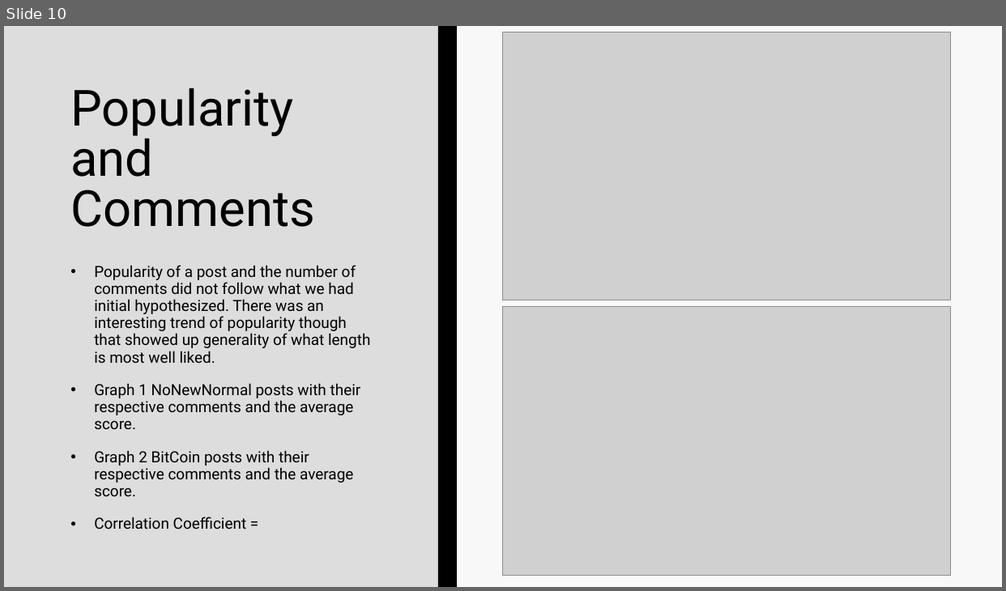
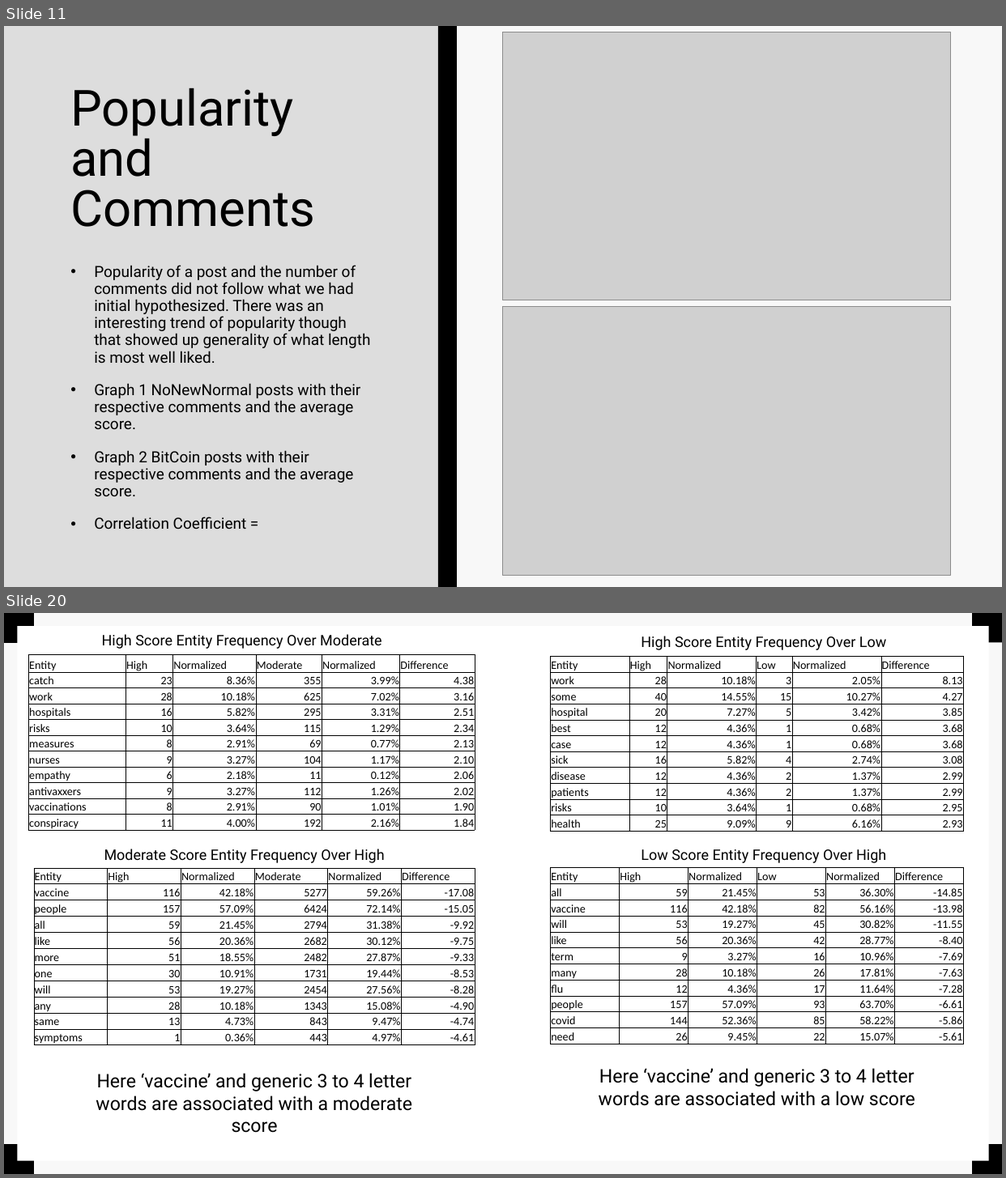
Before and after one commit to EvaTarr/CMPT412Project, a slide deck: presentation.pptx. Shown one above the other, each under a label of ours: slide 10 before the commit, slides 11 and 20 after it; the slides between them are not shown. The pictures are 1006x591 and 1006x1178 pixels, drawn with LibreOffice and Linux fonts; fonts in the diff are those of the drawing; grey boxes stand for pictures. Boxes give left, top, right and bottom in pixels: in the first picture for what was removed or moved away, otherwise in the second. Text is boxed around its words. In the diff, an @@ line names an element or a change of style, - is before the commit and + after.

```diff
--- a/presentation.pptx
+++ b/presentation.pptx
@@ slide 20 added at (4,613,1002,1174), background #F8F8F8 @@
@@ rectangle added at (4,613,1002,1174), fill #F8F8F8 @@
@@ rectangle added at (4,613,34,643), fill #000000 @@
@@ rectangle added at (18,626,989,1161), fill #FFFFFF @@
@@ rectangle added at (43,613,62,1174), fill #000000 @@
@@ text added at (102,634,382,649), 14 pt, text #000000 @@
+High Score Entity Frequency Over Moderate
@@ text added at (641,636,886,650), 14 pt, text #000000 @@
+High Score Entity Frequency Over Low
@@ rectangle added at (972,613,1002,642), fill #000000 @@
@@ table added at (28,655,475,833), 11 rows, 6 columns @@
+Entity | High | Normalized | Moderate | Normalized | Difference
+catch | 23 | 8.36% | 355 | 3.99% | 4.38
+work | 28 | 10.18% | 625 | 7.02% | 3.16
+hospitals | 16 | 5.82% | 295 | 3.31% | 2.51
+risks | 10 | 3.64% | 115 | 1.29% | 2.34
+measures | 8 | 2.91% | 69 | 0.77% | 2.13
+nurses | 9 | 3.27% | 104 | 1.17% | 2.10
+empathy | 6 | 2.18% | 11 | 0.12% | 2.06
+antivaxxers | 9 | 3.27% | 112 | 1.26% | 2.02
+vaccinations | 8 | 2.91% | 90 | 1.01% | 1.90
+conspiracy | 11 | 4.00% | 192 | 2.16% | 1.84
@@ table added at (551,657,965,832), 11 rows, 6 columns @@
+Entity | High | Normalized | Low | Normalized | Difference
+work | 28 | 10.18% | 3 | 2.05% | 8.13
+some | 40 | 14.55% | 15 | 10.27% | 4.27
+hospital | 20 | 7.27% | 5 | 3.42% | 3.85
+best | 12 | 4.36% | 1 | 0.68% | 3.68
+case | 12 | 4.36% | 1 | 0.68% | 3.68
+sick | 16 | 5.82% | 4 | 2.74% | 3.08
+disease | 12 | 4.36% | 2 | 1.37% | 2.99
+patients | 12 | 4.36% | 2 | 1.37% | 2.99
+risks | 10 | 3.64% | 1 | 0.68% | 2.95
+health | 25 | 9.09% | 9 | 6.16% | 2.93
@@ text added at (104,849,384,863), 14 pt, text #000000 @@
+Moderate Score Entity Frequency Over High
@@ text added at (641,849,886,863), 14 pt, text #000000 @@
+Low Score Entity Frequency Over High
@@ table added at (34,869,474,1047), 11 rows, 6 columns @@
+Entity | High | Normalized | Moderate | Normalized | Difference
+vaccine | 116 | 42.18% | 5277 | 59.26% | -17.08
+people | 157 | 57.09% | 6424 | 72.14% | -15.05
+all | 59 | 21.45% | 2794 | 31.38% | -9.92
+like | 56 | 20.36% | 2682 | 30.12% | -9.75
+more | 51 | 18.55% | 2482 | 27.87% | -9.33
+one | 30 | 10.91% | 1731 | 19.44% | -8.53
+will | 53 | 19.27% | 2454 | 27.56% | -8.28
+any | 28 | 10.18% | 1343 | 15.08% | -4.90
+same | 13 | 4.73% | 843 | 9.47% | -4.74
+symptoms | 1 | 0.36% | 443 | 4.97% | -4.61
@@ table added at (551,867,964,1044), 11 rows, 6 columns @@
+Entity | High | Normalized | Low | Normalized | Difference
+all | 59 | 21.45% | 53 | 36.30% | -14.85
+vaccine | 116 | 42.18% | 82 | 56.16% | -13.98
+will | 53 | 19.27% | 45 | 30.82% | -11.55
+like | 56 | 20.36% | 42 | 28.77% | -8.40
+term | 9 | 3.27% | 16 | 10.96% | -7.69
+many | 28 | 10.18% | 26 | 17.81% | -7.63
+flu | 12 | 4.36% | 17 | 11.64% | -7.28
+people | 157 | 57.09% | 93 | 63.70% | -6.61
+covid | 144 | 52.36% | 85 | 58.22% | -5.86
+need | 26 | 9.45% | 22 | 15.07% | -5.61
@@ text added at (96,1073,412,1133), 18 pt, text #000000 @@
+Here ‘vaccine’ and generic 3 to 4 letter words are associated with a moderate score
@@ text added at (599,1068,915,1106), 18 pt, text #000000 @@
+Here ‘vaccine’ and generic 3 to 4 letter words are associated with a low score
@@ rectangle added at (4,1144,34,1174), fill #000000 @@
@@ rectangle added at (972,1144,1002,1174), fill #000000 @@
@@ what was slide 10 is now slide 11 @@
```
Also in this commit, not shown: 6 slides changed, 16 other slides added, 1 slide removed.
